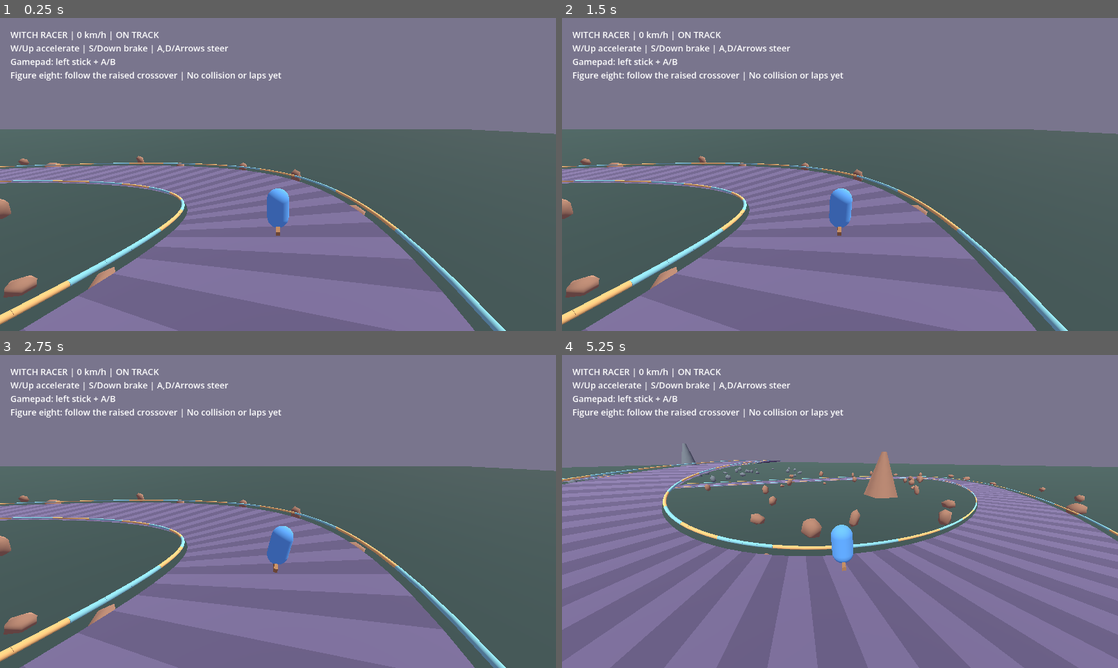
Above: before the commit, frames 1-4 (two rows, left to right).
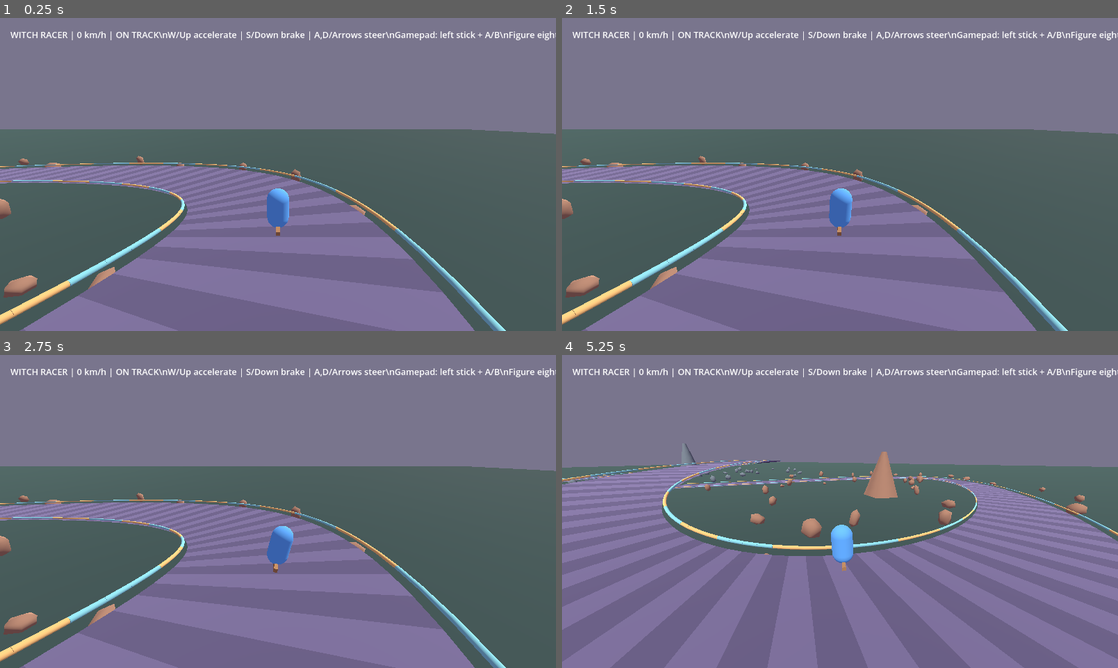
Above: after the commit, the same moments.

Repository: emknook/witch-racer
Game: Godot game, scene res://main.tscn
The game is run twice, just before and just after one commit, with the same random seed, the same clock (stepped at 60 frames per second) and the same inputs.
Inputs:
- Up to frame 1 (0.25 s): no input
- Up to frame 2 (1.5 s): tap Enter at 0.5 s; hold D 0.53-1.28 s; tap Space at 1.25 s; hold S from 1.28 s (still down)
- Up to frame 3 (2.75 s): tap Enter at 2 s; release S at 2.03 s; hold D from 2.03 s (still down)
- Up to frame 4 (5.25 s): tap Space at 2.75 s; release D at 2.78 s; hold W 2.78-3.53 s; hold A 3.53-5.03 s; hold S from 5.03 s (still down)

The runs differ from the first frame. In frame 1, 1.7% of the frame differs, in the area x 1-100%, y 4-20%; in frame 2, 1.7%; in frame 3, 1.7%; in frame 4, 1.7%.

Commit message:
refactor: express race input and rendering as small intentions (#7)
* refactor: separate racing input, simulation and presentation intentions

* refactor: use portable integer gamepad button parameter

* refactor: name keyboard steering intentions

Diff:
--- a/game/race_prototype.gd
+++ b/game/race_prototype.gd
@@ -28,37 +28,73 @@
     _create_camera_and_hud()
 
 func _physics_process(_delta: float) -> void:
-    var accelerate := Input.is_key_pressed(KEY_W) or Input.is_key_pressed(KEY_UP)
-    var brake := Input.is_key_pressed(KEY_S) or Input.is_key_pressed(KEY_DOWN)
-    var steer := float(int(Input.is_key_pressed(KEY_D) or Input.is_key_pressed(KEY_RIGHT)) - int(Input.is_key_pressed(KEY_A) or Input.is_key_pressed(KEY_LEFT)))
-    if not Input.get_connected_joypads().is_empty():
-        var pad := Input.get_connected_joypads()[0]
-        var axis := Input.get_joy_axis(pad, JOY_AXIS_LEFT_X)
-        if absf(axis) > 0.15:
-            steer = axis
-        accelerate = accelerate or Input.is_joy_button_pressed(pad, JOY_BUTTON_A)
-        brake = brake or Input.is_joy_button_pressed(pad, JOY_BUTTON_B)
-    # Quantize once at the input boundary. Replays/networking store these integers.
-    var steering := clampi(roundi(steer * 127.0), -127, 127)
+    _remember_previous_state()
+    _advance_simulation()
+    _read_current_state()
+
+func _remember_previous_state() -> void:
     _previous_position = _current_position
     _previous_heading = _current_heading
-    simulation.step(accelerate, brake, steering)
+
+func _advance_simulation() -> void:
+    var steering := clampi(roundi(_steering_input() * 127.0), -127, 127)
+    simulation.step(_accelerating(), _braking(), steering)
+    _visual_steering = float(steering) / 127.0
+
+func _accelerating() -> bool:
+    return Input.is_key_pressed(KEY_W) or Input.is_key_pressed(KEY_UP) or _gamepad_button(JOY_BUTTON_A)
+
+func _braking() -> bool:
+    return Input.is_key_pressed(KEY_S) or Input.is_key_pressed(KEY_DOWN) or _gamepad_button(JOY_BUTTON_B)
+
+func _gamepad_button(button: int) -> bool:
+    return _has_gamepad() and Input.is_joy_button_pressed(Input.get_connected_joypads()[0], button)
+
+func _has_gamepad() -> bool:
+    return not Input.get_connected_joypads().is_empty()
+
+func _steering_input() -> float:
+    var keyboard := _keyboard_steering()
+    if not _has_gamepad():
+        return keyboard
+    var stick := Input.get_joy_axis(Input.get_connected_joypads()[0], JOY_AXIS_LEFT_X)
+    return stick if absf(stick) > 0.15 else keyboard
+
+func _keyboard_steering() -> float:
+    var right := Input.is_key_pressed(KEY_D) or Input.is_key_pressed(KEY_RIGHT)
+    var left := Input.is_key_pressed(KEY_A) or Input.is_key_pressed(KEY_LEFT)
+    return float(int(right) - int(left))
+
+func _read_current_state() -> void:
     _current_position = Vector3(simulation.x, simulation.y, simulation.z) / 1000.0
     _current_heading = float(simulation.heading) * TAU / Simulation.TURN
-    _visual_steering = float(steering) / 127.0
 
 func _process(delta: float) -> void:
-    # Rendering may vary across machines. Nothing below feeds back into simulation.
+    _interpolate_racer()
+    _animate_lean(delta)
+    _follow_racer(delta)
+    _update_hud()
+
+func _interpolate_racer() -> void:
     var fraction := Engine.get_physics_interpolation_fraction()
     racer.position = _previous_position.lerp(_current_position, fraction)
     racer.rotation.y = lerp_angle(_previous_heading, _current_heading, fraction)
+
+func _animate_lean(delta: float) -> void:
+    var body := racer.get_node("Body") as Node3D
+    var smoothing := 1.0 - exp(-7.0 * delta)
+    body.rotation.z = lerpf(body.rotation.z, _visual_steering * 0.25, smoothing)
+
+func _follow_racer(delta: float) -> void:
     var forward := Vector3(sin(racer.rotation.y), 0.0, cos(racer.rotation.y))
-    var body := racer.get_node("Body") as Node3D
-    body.rotation.z = lerpf(body.rotation.z, _visual_steering * 0.25, 1.0 - exp(-7.0 * delta))
-    camera.global_position = camera.global_position.lerp(racer.position - forward * 10.0 + Vector3.UP * 5.5, minf(1.0, 5.0 * delta))
+    var target := racer.position - forward * 10.0 + Vector3.UP * 5.5
+    camera.global_position = camera.global_position.lerp(target, minf(1.0, 5.0 * delta))
     camera.look_at(racer.position + forward * 5.0 + Vector3.UP * 1.1)
+
+func _update_hud() -> void:
     var speed_kmh := float(simulation.speed) * 3.6 / (Simulation.TICKS_PER_SECOND * 1000)
-    hud.text = "WITCH RACER | %d km/h | %s\nW/Up accelerate | S/Down brake | A,D/Arrows steer\nGamepad: left stick + A/B\nFigure eight: follow the raised crossover | No collision or laps yet" % [roundi(speed_kmh), "ON TRACK" if simulation.on_track else "OFF TRACK"]
+    var status := "ON TRACK" if simulation.on_track else "OFF TRACK"
+    hud.text = "WITCH RACER | %d km/h | %s\\nW/Up accelerate | S/Down brake | A,D/Arrows steer\\nGamepad: left stick + A/B\\nFigure eight: follow the raised crossover | No collision or laps yet" % [roundi(speed_kmh), status]
 
 func _create_environment() -> void:
     var world := WorldEnvironment.new()
